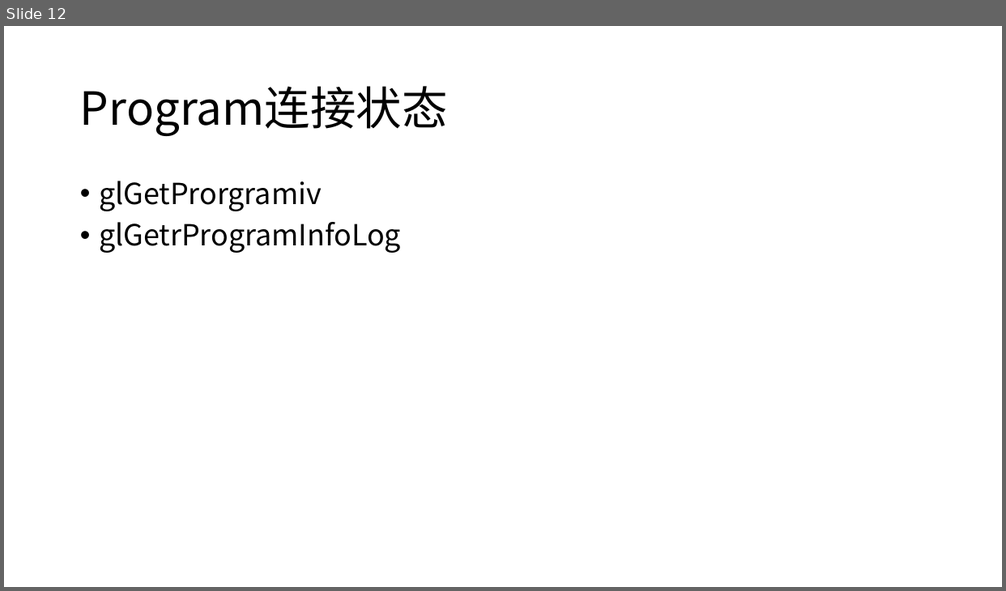
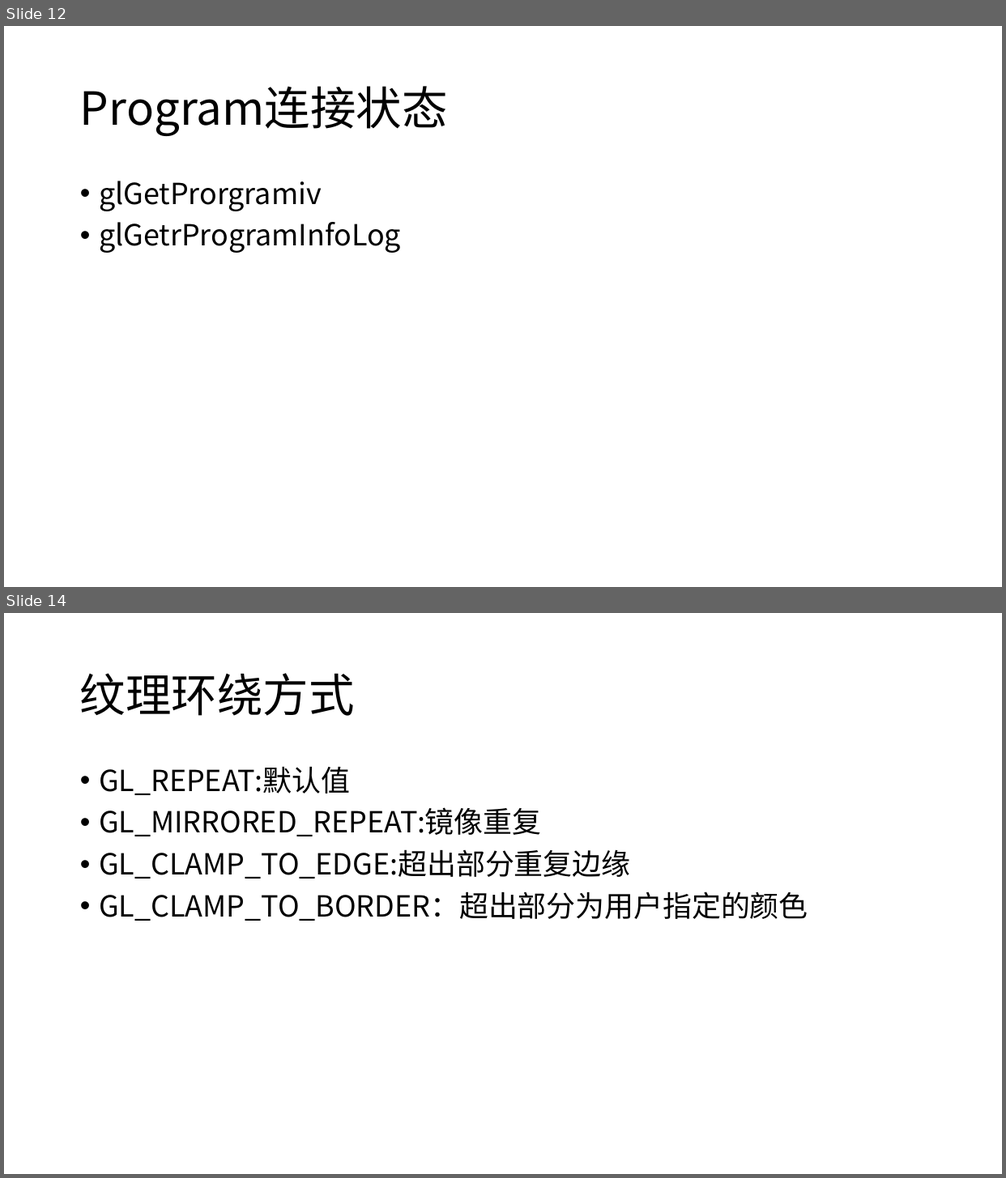
Before and after one commit to h8d9123/CSGamePhysicalEngine, a slide deck: doc/opengl.pptx. Shown one above the other, each under a label of ours: slide 12 before the commit, slides 12 and 14 after it; the slides between them are not shown. The pictures are 1006x591 and 1006x1178 pixels, drawn with LibreOffice and Linux fonts; fonts in the diff are those of the drawing. Boxes give left, top, right and bottom in pixels: in the first picture for what was removed or moved away, otherwise in the second. Text is boxed around its words. In the diff, an @@ line names an element or a change of style, - is before the commit and + after.

```diff
--- a/doc/opengl.pptx
+++ b/doc/opengl.pptx
@@ slide 14 added at (4, 613, 1002, 1174), background #FFFFFF @@
@@ title added at (80, 673, 355, 716), 44 pt, text #000000 @@
+纹理环绕方式
@@ text added at (99, 767, 808, 921), 28 pt, text #000000 @@
+• GL_REPEAT:默认值
+• GL_MIRRORED_REPEAT:镜像重复
+• GL_CLAMP_TO_EDGE:超出部分重复边缘
+• GL_CLAMP_TO_BORDER：超出部分为用户指定的颜色
```
Also in this commit, not shown: 1 other slide added, 2 other files.
